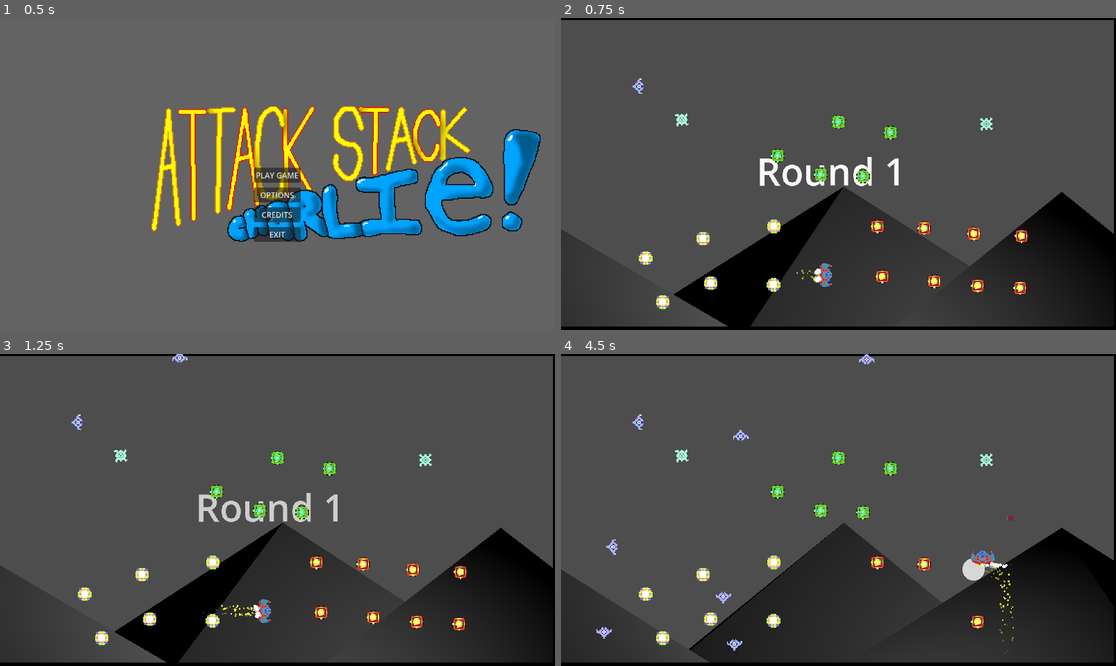
Above: before the commit, frames 1-4 (two rows, left to right).
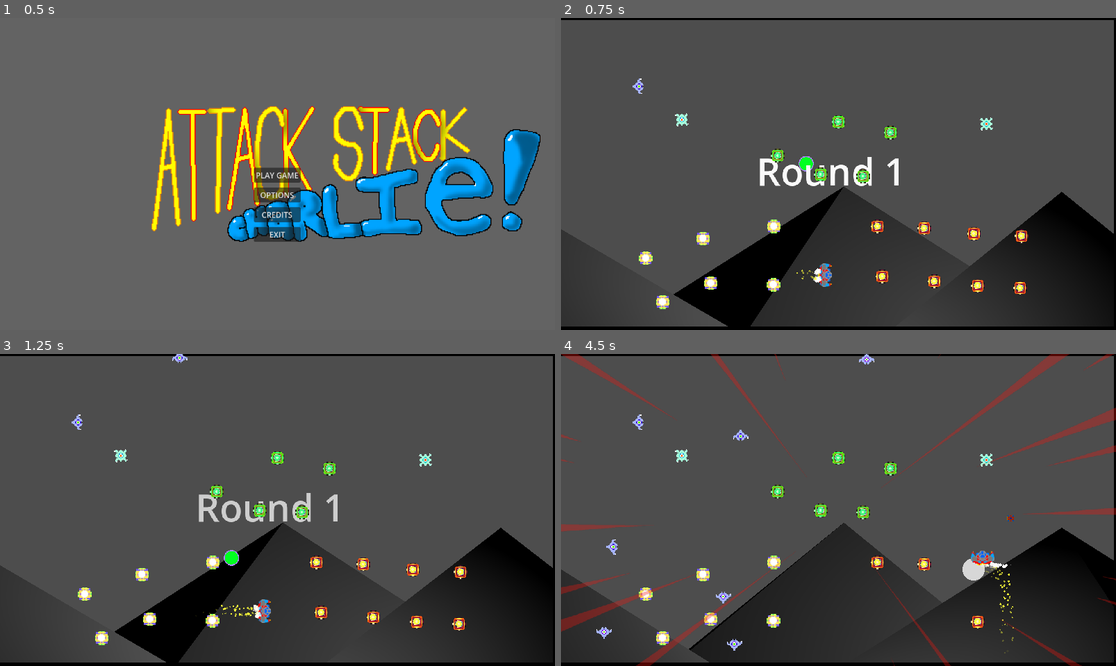
Above: after the commit, the same moments.

Repository: gamkedo-la/AttackStackCharlie
Game: Godot game, scene res://UI/MainMenu/main_menu.tscn
The game is run twice, just before and just after one commit, with the same random seed, the same clock (stepped at 60 frames per second) and the same inputs.
Inputs:
- Up to frame 1 (0.5 s): no input
- Up to frame 2 (0.75 s): click "PLAY GAME" at 0.5 s
- Up to frame 3 (1.25 s): no input
- Up to frame 4 (4.5 s): hold D (move right) 1.28-2.03 s; hold Space (shoot) 1.28-2.03 s; hold S (move down) 2.03-2.78 s; tap Space (shoot) at 2.1, 3.6 s; hold D (move right) 2.78-3.53 s; hold Space (shoot) 2.78-3.53 s; hold W (move up) 3.53-4.28 s; hold A (move left) from 4.28 s (still down); hold Space (shoot) from 4.28 s (still down)

Frame 1 is identical in both runs. In frame 2, less than 0.1% of the frame differs, in the area x 42-46%, y 44-50%; in frame 3, 0.1%; in frame 4, 3.3%, in the area x 0-100%, y 0-100%.

Commit message:
CirclingEnemy (no shooting yet)

Diff:
--- /dev/null
+++ b/Enemies/EvilCircler.gd
@@ -0,0 +1,44 @@
+extends "res://Enemies/Enemy.gd"
+
+const ROTATE_SPEED = 0.2
+const CIRCLE_DISTANCE = 300
+
+var playerPos
+var circlePercent = 0
+var inRangeOfTarget
+
+func _ready():
+	pass
+
+func _process(delta):
+	var playerCenter = get_parent().get_parent().get_node("Player").get_node("CollisionShape2D").get_shape().get_rect().get_center()
+	playerPos = get_parent().get_parent().get_node("Player").global_position
+	var rotationAmount = circlePercent * TAU
+	var targetPos = playerPos + playerCenter
+	var distToPlayer = global_position.distance_to(targetPos)
+	if distToPlayer <= CIRCLE_DISTANCE:
+		if inRangeOfTarget == false:
+			inRangeOfTarget = true
+			var targetSpotOnUnitCircle = (global_position - targetPos).normalized()
+			print("Vector: ")
+			print(targetSpotOnUnitCircle)
+			rotationAmount = targetSpotOnUnitCircle.angle()
+			print("Radians: ")
+			print(rotationAmount)
+		targetPos.x += cos(rotationAmount + PI/2) * CIRCLE_DISTANCE
+		targetPos.y += sin(rotationAmount + PI/2) * CIRCLE_DISTANCE
+		global_position += (targetPos - global_position).normalized() * delta * ENEMY_SPEED * 5
+	else:
+		print("outofrange")
+		inRangeOfTarget = false
+		global_position += (targetPos - global_position).normalized() * delta * ENEMY_SPEED * 5
+
+
+	circlePercent += ROTATE_SPEED * delta
+	if circlePercent > TAU:
+		circlePercent -= TAU
+	pass
+
+func _on_visible_on_screen_notifier_2d_screen_exited():
+	queue_free()
+	pass
--- /dev/null
+++ b/Enemies/EvilCircler.tscn
@@ -0,0 +1,31 @@
+[gd_scene load_steps=5 format=3 uid="uid://d12rmco0pfhyc"]
+
+[ext_resource type="Script" path="res://Enemies/EvilCircler.gd" id="1_fbonj"]
+[ext_resource type="Texture2D" uid="uid://cr3omsak5lmmj" path="res://Enemies/EvilCircler.png" id="2_fb83u"]
+
+[sub_resource type="CircleShape2D" id="CircleShape2D_cio05"]
+radius = 9.0
+
+[sub_resource type="CircleShape2D" id="CircleShape2D_hrx8h"]
+radius = 18.0278
+
+[node name="EvilCircler" type="Area2D"]
+collision_layer = 2
+script = ExtResource("1_fbonj")
+
+[node name="CollisionShape2D" type="CollisionShape2D" parent="."]
+shape = SubResource("CircleShape2D_cio05")
+
+[node name="ProjectileDetector" type="Area2D" parent="." groups=["hitbox"]]
+
+[node name="CollisionShape2D" type="CollisionShape2D" parent="ProjectileDetector"]
+shape = SubResource("CircleShape2D_hrx8h")
+
+[node name="EvilCircler" type="Sprite2D" parent="."]
+position = Vector2(2.08165e-12, 2.08165e-12)
+texture = ExtResource("2_fb83u")
+
+[node name="VisibleOnScreenNotifier2D" type="VisibleOnScreenNotifier2D" parent="."]
+
+[connection signal="area_entered" from="ProjectileDetector" to="." method="_on_projectile_detector_area_entered"]
+[connection signal="screen_exited" from="VisibleOnScreenNotifier2D" to="." method="_on_visible_on_screen_notifier_2d_screen_exited"]
--- a/Levels/MainPlay.tscn
+++ b/Levels/MainPlay.tscn
@@ -17,6 +17,7 @@
 [ext_resource type="AudioStream" uid="uid://dxgt70jp13sar" path="res://Raw Source Files/AUDIO/SFX/Sx_EnemyWeapon_Basic_Fire_10.wav" id="11_m2ddn"]
 [ext_resource type="Script" path="res://Enemies/EnemyEdgeSpawning.gd" id="13_fc6v7"]
 [ext_resource type="PackedScene" uid="uid://cj7rg0xhytvee" path="res://Enemies/EvilSpikes.tscn" id="14_s5mp3"]
+[ext_resource type="PackedScene" uid="uid://d12rmco0pfhyc" path="res://Enemies/EvilCircler.tscn" id="15_nh14u"]
 [ext_resource type="PackedScene" uid="uid://b84bpkxpn18yb" path="res://Powerups/UpgradeShot_Range.tscn" id="16_kxsc8"]
 [ext_resource type="PackedScene" uid="uid://0xcemwtyox3a" path="res://Models/pyramid.glb" id="19_dciw2"]
 [ext_resource type="PackedScene" uid="uid://cfc6nu2yaw6cd" path="res://Enemies/EvilSlider.tscn" id="19_vgg0c"]
@@ -86,6 +87,9 @@
 [node name="EvilSpikes2" parent="Enemies" instance=ExtResource("14_s5mp3")]
 position = Vector2(883, 220)
 
+[node name="EvilCircler" parent="Enemies" instance=ExtResource("15_nh14u")]
+position = Vector2(508, 261)
+
 [node name="Boundaries" type="StaticBody2D" parent="."]
 
 [node name="Top" type="CollisionShape2D" parent="Boundaries"]
Binary file added: Enemies/EvilCircler.png
Not shown, added: Enemies/EvilCircler.png.import
Not shown: 1 places in Levels/MainPlay.tscn that only renumber resources
Not shown, added: Enemies/EviC7A0.tmp
Not shown, added: Enemies/EviE9DD.tmp
